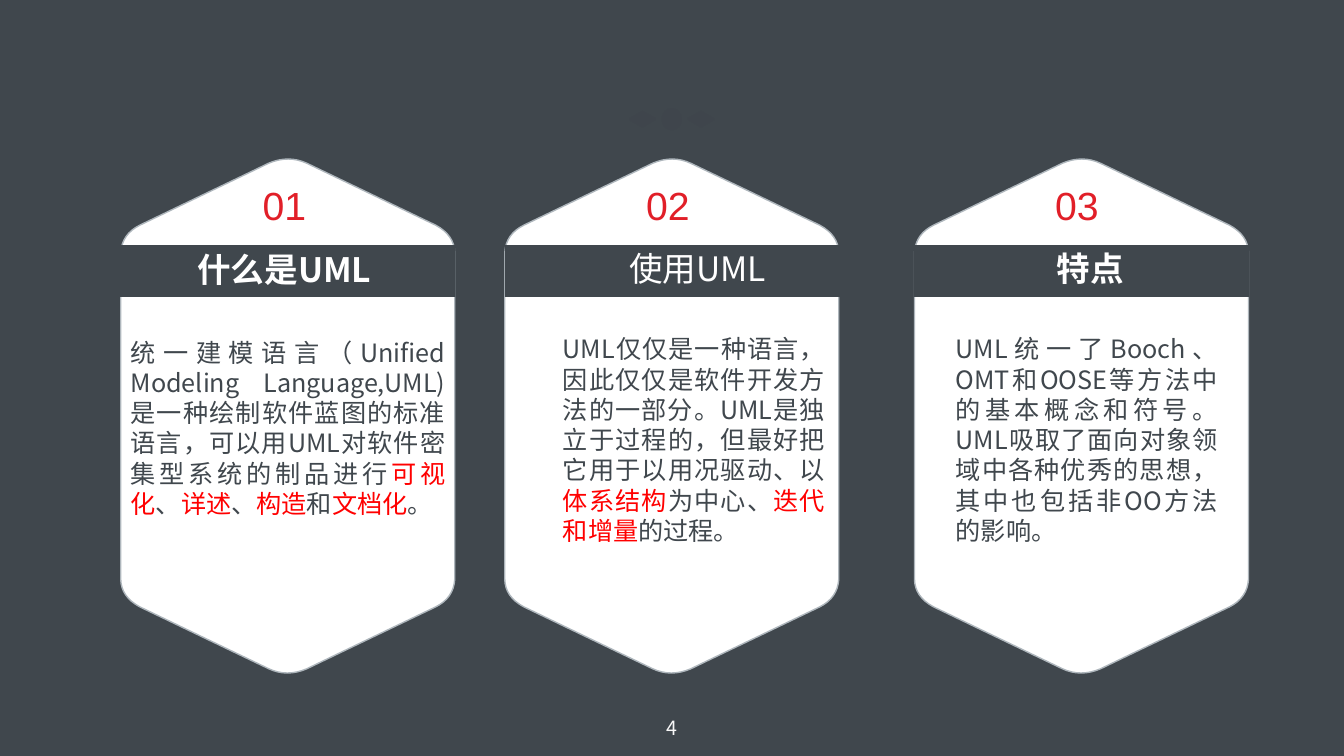
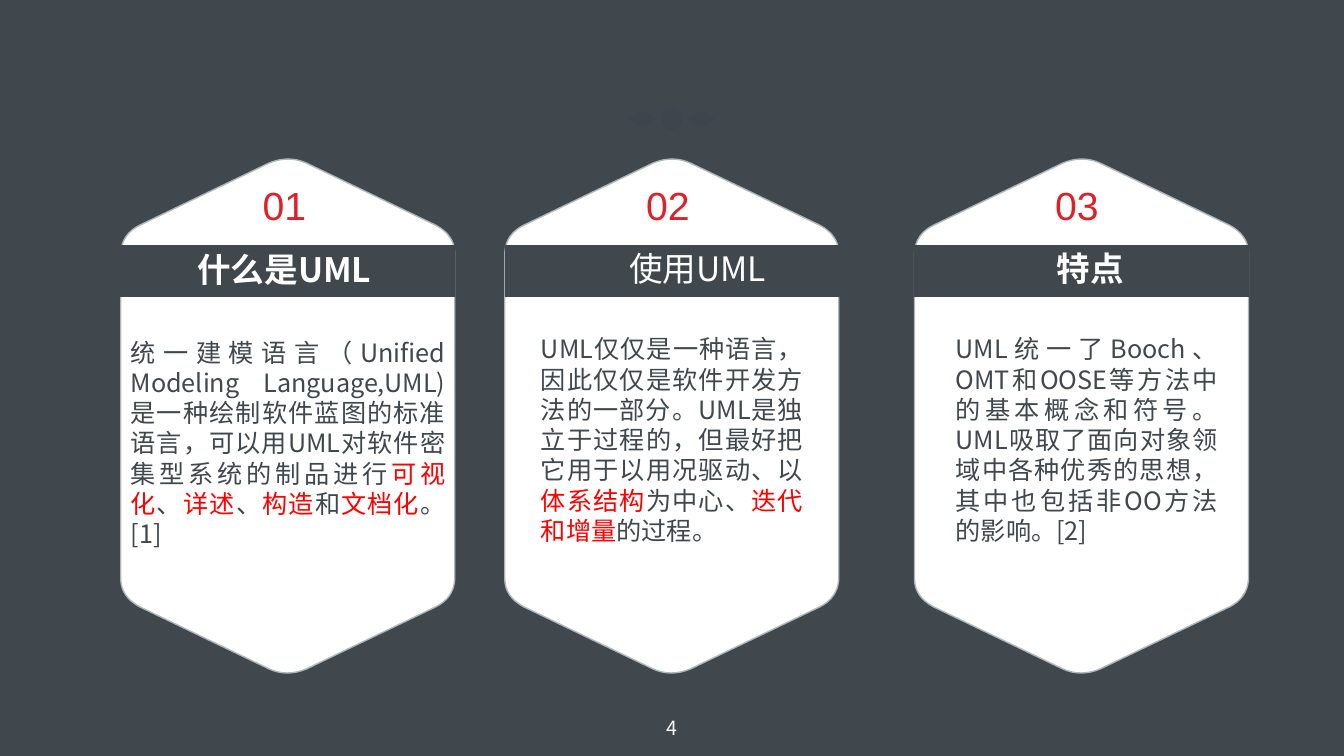
Before and after one commit to PRD2018-G03/PRD2018-G03-SoftwareEngineeringProject, a slide deck: slide 4 of 受控文档/07_其他任务/UML基础IV：综合应用和问题解答/UML基础IV：综合应用和问题解答.pptx. Drawn at 1344x756 pixels with LibreOffice and Linux fonts; fonts in the diff are those of the drawing; background and template pictures are left out. Boxes give left, top, right and bottom in pixels: in the first picture for what was removed or moved away, otherwise in the second. Text is boxed around its words. In the diff, an @@ line names an element or a change of style, - is before the commit and + after.

```diff
--- a/受控文档/07_其他任务/UML基础IV：综合应用和问题解答/UML基础IV：综合应用和问题解答.pptx
+++ b/受控文档/07_其他任务/UML基础IV：综合应用和问题解答/UML基础IV：综合应用和问题解答.pptx
@@ text "UML仅仅是一种语言，因此仅仅是软件开发方法的一部分。UML是独立于过程的，但最好把它用于以用况驱动、以体系结构为中心、 ...": place and size @@
-text "UML仅仅是一种语言，因此仅仅是软件开发方法的一部分。UML是独立于过程的，但最好把它用于以用况驱动、以体系结构为中心、 ..." at [563, 337, 825, 542]
+text "UML仅仅是一种语言，因此仅仅是软件开发方法的一部分。UML是独立于过程的，但最好把它用于以用况驱动、以体系结构为中心、 ..." at [541, 337, 803, 542]
@@ text at [131, 341, 446, 515]: text changed @@
-统一建模语言（Unified Modeling Language,UML)是一种绘制软件蓝图的标准语言，可以用UML对软件密集型系统的制品进行可视化、详述、构造和文档化。
+统一建模语言（Unified Modeling Language,UML)是一种绘制软件蓝图的标准语言，可以用UML对软件密集型系统的制品进行可视化、详述、构造和文档化。[1]
@@ text at [956, 352, 1218, 545]: text changed @@
-UML统一了Booch、OMT和OOSE等方法中的基本概念和符号。UML吸取了面向对象领域中各种优秀的思想，其中也包括非OO方法的影响。
+UML统一了Booch、OMT和OOSE等方法中的基本概念和符号。UML吸取了面向对象领域中各种优秀的思想，其中也包括非OO方法的影响。[2]
```
Also in this commit, not shown: 7 other slides changed, 10 slides added, 3 slides removed.
